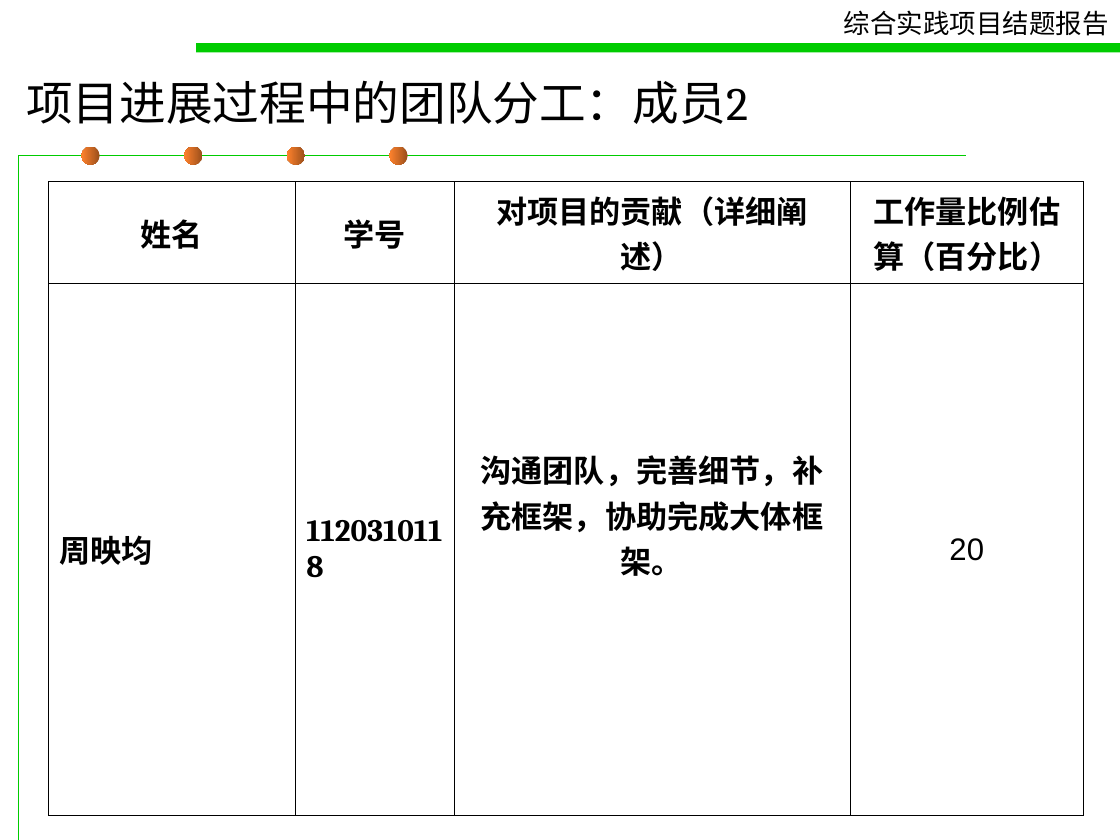
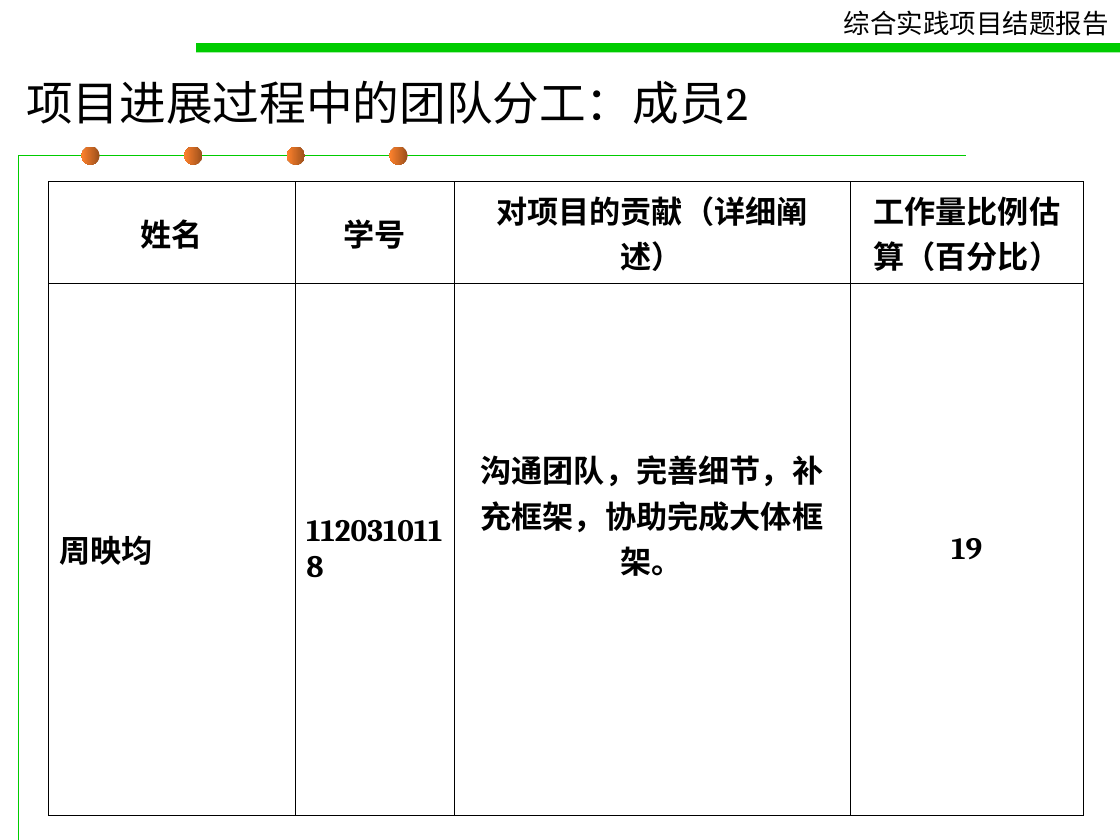
Before and after one commit to pokerG/Gmail-attachment-extension, a slide deck: slide 7 of doc/concludingreport.ppt. Drawn at 1120x840 pixels with LibreOffice and Linux fonts; fonts in the diff are those of the drawing. Boxes give left, top, right and bottom in pixels: in the first picture for what was removed or moved away, otherwise in the second. Text is boxed around its words. In the diff, an @@ line names an element or a change of style, - is before the commit and + after.

```diff
--- a/doc/concludingreport.ppt
+++ b/doc/concludingreport.ppt
@@ table at (48, 181, 1083, 799) @@
-row 2, column 4: 20
+row 2, column 4: 19
```
Also in this commit, not shown: 1 other slide changed.
